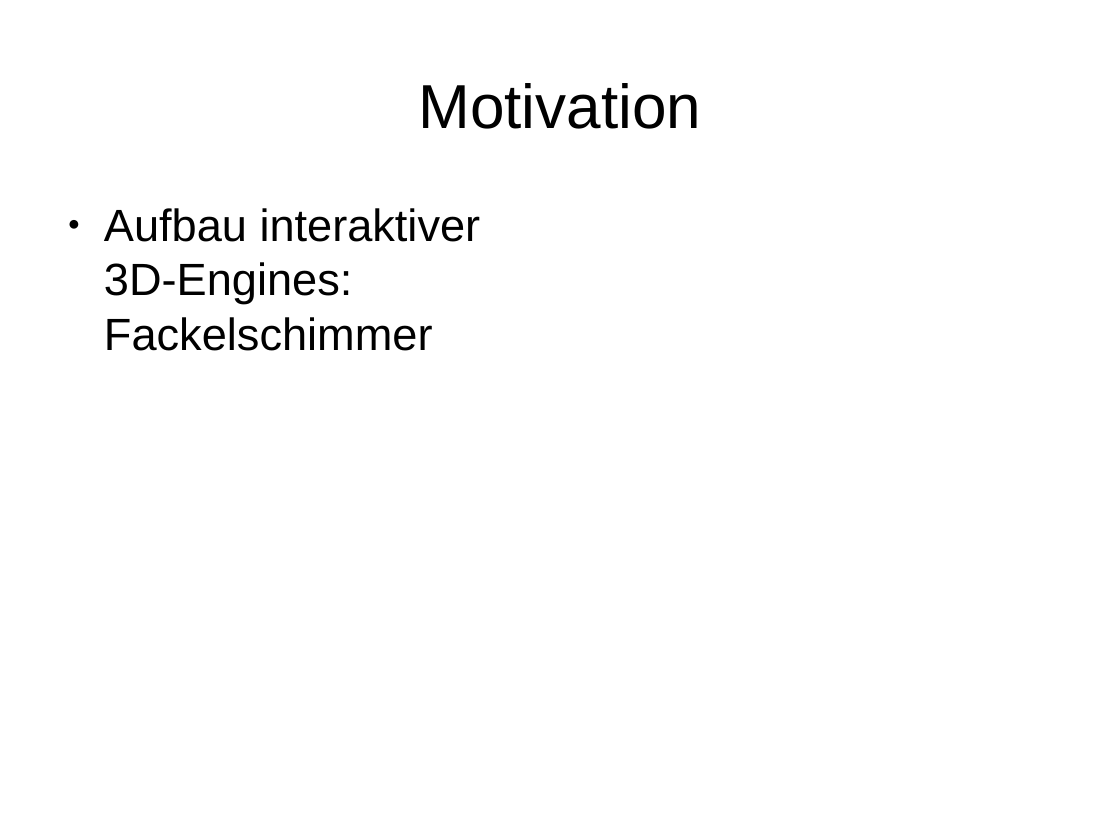
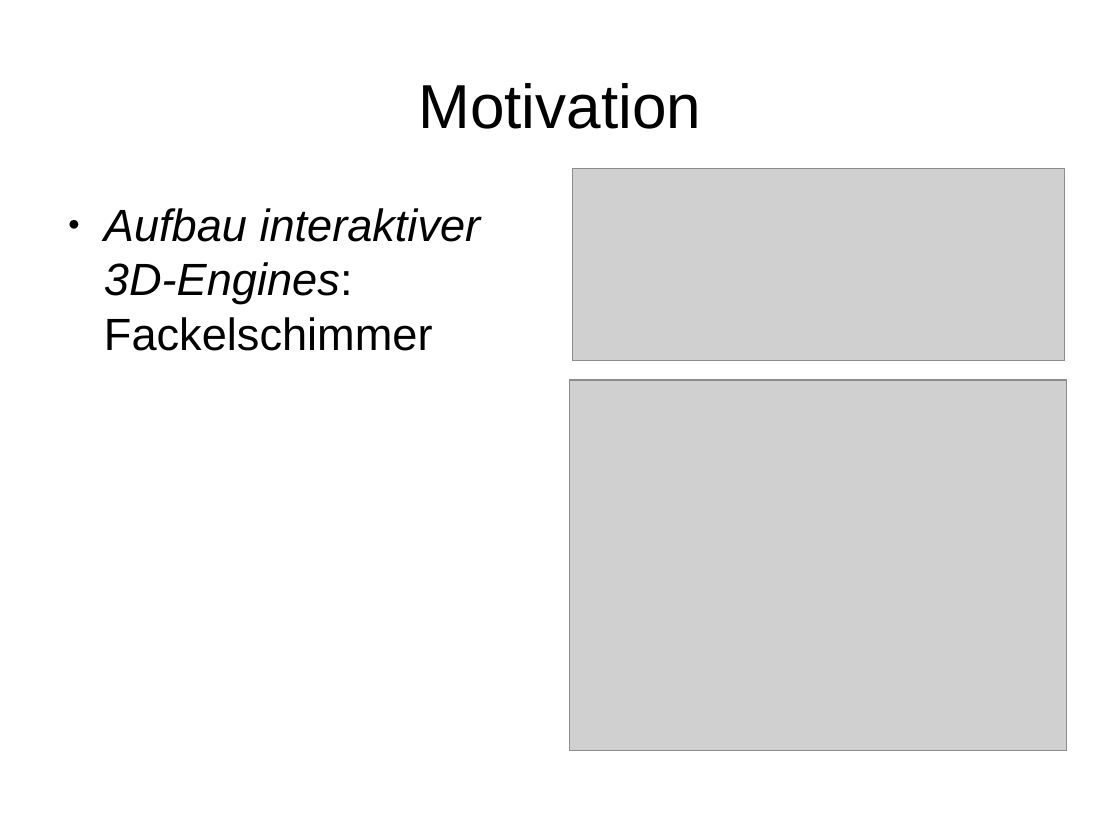
Before and after one commit to krschmidt1/PA-Praktikum, a slide deck: slide 2 of Screenshots/Präsentation.odp. Drawn at 1120x840 pixels with LibreOffice and Linux fonts; fonts in the diff are those of the drawing; grey boxes stand for pictures. Boxes give left, top, right and bottom in pixels: in the first picture for what was removed or moved away, otherwise in the second. Text is boxed around its words. In the diff, an @@ line names an element or a change of style, - is before the commit and + after.

```diff
--- a/Screenshots/Präsentation.odp
+++ b/Screenshots/Präsentation.odp
@@ picture added at [572, 169, 1064, 361] @@
@@ text "Aufbau interaktiver 3D-Engines: Fackelschimmer" at [104, 208, 481, 351]: italic on in "Aufbau interaktiver 3D-Engines:" @@
@@ picture added at [570, 380, 1067, 751] @@
```
Also in this commit, not shown: 4 other slides changed, 4 slides added, 1 slide removed, 7 other files.
